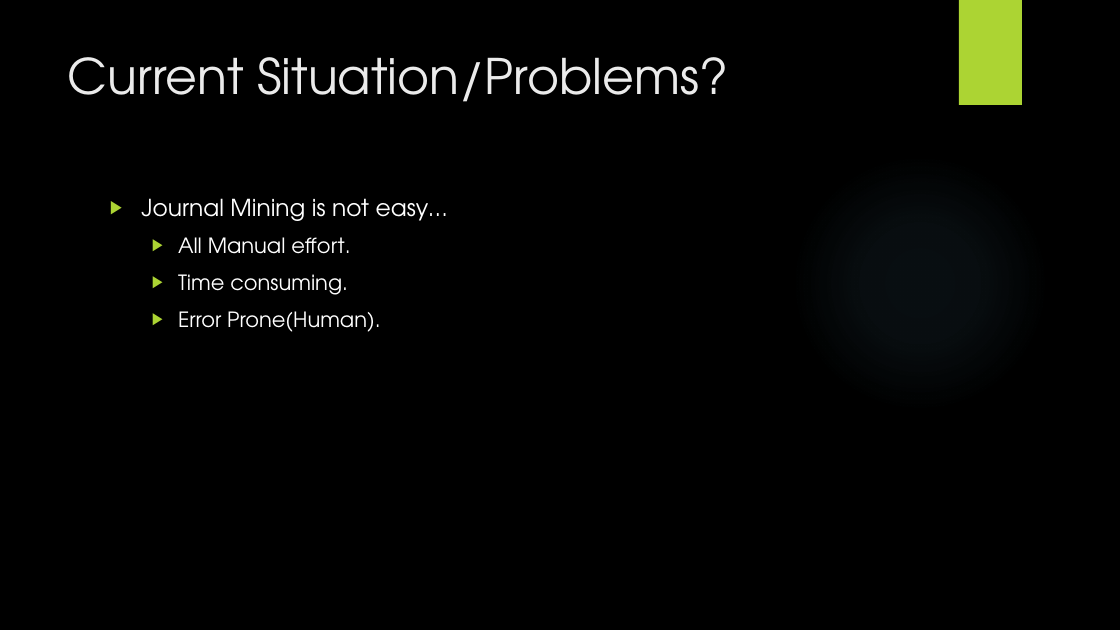
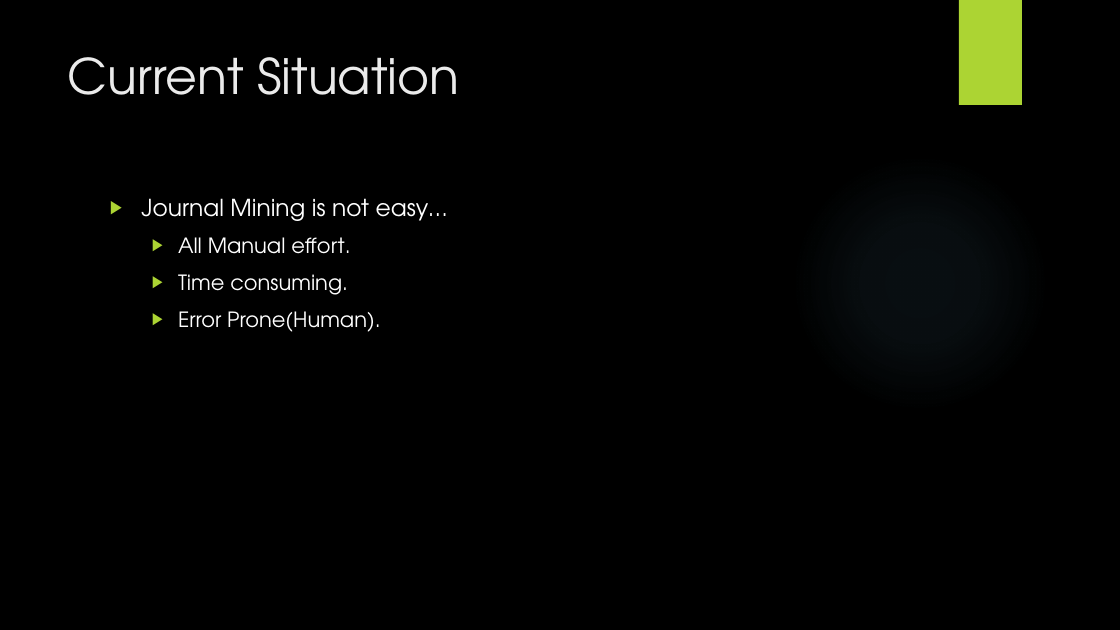
Before and after one commit to ravishbhupesh/labe, a slide deck: slide 2 of presentation/Solution_Labettor.pptx (slide 3 before the commit). Drawn at 1120x630 pixels with LibreOffice and Linux fonts; fonts in the diff are those of the drawing; background and template pictures are left out. Boxes give left, top, right and bottom in pixels: in the first picture for what was removed or moved away, otherwise in the second. Text is boxed around its words. In the diff, an @@ line names an element or a change of style, - is before the commit and + after.

```diff
--- a/presentation/Solution_Labettor.pptx
+++ b/presentation/Solution_Labettor.pptx
@@ title at <box>68,57,459,95</box>: text changed @@
-Current Situation/Problems?
+Current Situation
```
Also in this commit, not shown: 2 other slides changed, 1 slide removed, 2 other files.
